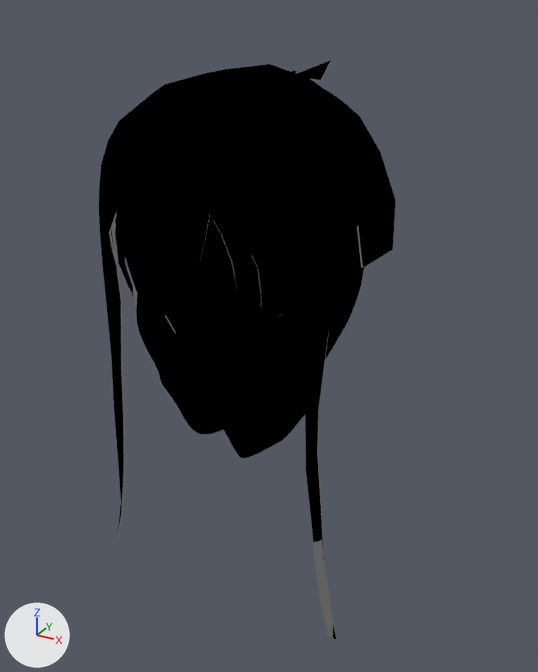
The Blender file yukino/yukino.blend as it was, and as the next commit left it.
Before and after are seen from a camera (50 mm lens) standing at (2.22, -3.72, 2.91) and looking at (0.12, 0.1, 1.0). Arrows for +X, +Y and +Z are at lower left; the lights stay in place.

Script lines for the objects in view, before the commit:
```python
ob_plane = bpy.data.objects.new('Plane', me_plane)
ob_plane.location = (0.0, 0.0, 0.0)
ob_sphere = bpy.data.objects.new('Sphere', me_sphere)
ob_sphere.location = (0.0, 0.0, 0.0)
ob_sphere.rotation_euler = (1.571, 0.0, 0.0)  # degrees (90, 0, 0)
ob_sphere_002 = bpy.data.objects.new('Sphere.002', me_sphere_002)
ob_sphere_002.location = (0.0, 0.0, 0.0)
ob_sphere_002.rotation_euler = (1.571, 0.0, 0.0)  # degrees (90, 0, 0)
# me_plane
# before: 244 (0.67, -0.31, -0.26), 245 (0.72, -0.31, -0.58), 246 (0.79, -0.31, -0.83), 247 (0.84, -0.31, -0.85), 248 (0.79, -0.31, -0.55)
# before: 249 (0.73, -0.31, -0.2), 260 (0.84, -0.31, -0.84), 268 (0.73, -0.31, -0.23), 269 (0.78, -0.31, -0.56)
```
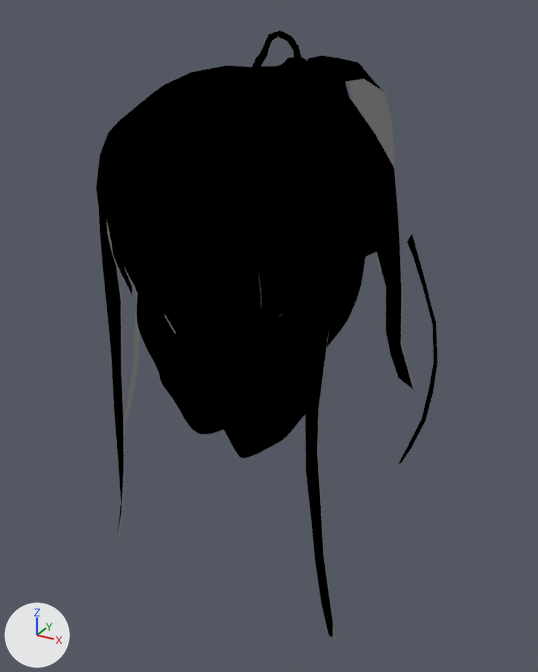
Pixel boxes [x1, y1, x2, y2] of what changed, in the pictures (538 x 672 px; the box of a moved part takes in the faces that stretch with it):
```json
{"object": "Plane", "change": "reshaped", "before": [99, 60, 396, 640], "after": [96, 30, 438, 640], "on screen": "15% wider"}
{"part": 1, "of": "me_plane", "change": "built on", "before": [99, 60, 396, 333], "after": [96, 30, 438, 465]}
{"part": 2, "of": "me_plane", "change": "moved or reshaped", "before": [314, 554, 337, 640], "after": [315, 554, 337, 640]}
```

Edits to the scene script, one JSON object a line:
```json
{"block": "me_plane", "where": "# used by ob_plane; location = (0.0, 0.0, 0.0)"}
{"block": "me_plane", "where": "# verts and faces of me_plane; kept vertices keep their numbers, new ones are numbered from 297"}
{"op": "remove", "block": "me_plane", "code": "me_plane.from_pydata(...)  # 297 vertices, 197 faces, 46 loose edges; spans x -0.87..0.9, y -0.92..0.83, z -0.85..2.79"}
{"op": "add", "block": "me_plane", "code": "me_plane.from_pydata(...)  # 406 vertices, 284 faces, 38 loose edges; spans x -1.12..1.08, y -1.01..1.01, z -0.85..2.79"}
{"block": "me_plane", "change": "me_plane part 1"}
{"block": "me_plane", "change": "6 vertices are removed from x -0.66..0.9, y 0.51..0.83, z 1.38..2.65"}
{"block": "me_plane", "change": "28 loose edges are deleted"}
{"block": "me_plane", "change": "6 vertices in x -0.36..0.12, y -0.81..-0.76, z 1.43..1.83 move by (0.0, -0.01, 0.0)"}
{"block": "me_plane", "change": "4 vertices in x -0.25..0.14, y -0.85..-0.81, z 1.64..1.7 move by (0.0, -0.01, -0.01)"}
{"block": "me_plane", "change": "4 vertices in x -0.08..0.13, y -0.89..0.31, z 1.52..2.6 move by (0.0, 0.0, 0.01)"}
{"block": "me_plane", "change": "3 vertices in x -0.02..0.02, y -0.7..-0.65, z 2.48..2.5 move by (0.02, -0.11, -0.03)"}
{"block": "me_plane", "change": "3 vertices in x -0.42..0.56, y -0.75..-0.3, z 1.63..2.58 move by (0.0, -0.02, 0.0)"}
{"block": "me_plane", "change": "146 vertices move from x -0.82..0.9, y -0.92..0.77, z 1.08..2.79 to x -0.82..0.9, y -1.01..0.75, z 1.13..2.79"}
{"block": "me_plane", "change": "115 vertices are added at x -1.12..1.08, y -0.05..1.01, z -0.19..2.65"}
{"block": "me_plane", "change": "20 loose edges are added"}
{"block": "me_plane", "change": "83 new faces join them, smooth"}
{"block": "me_plane", "change": "4 new faces join them"}
{"block": "me_plane", "change": "me_plane part 2"}
{"op": "add", "block": "me_plane", "code": "delete_faces([(247, 260, 269, 248), (248, 269, 268, 249), (244, 268, 269, 245), (245, 269, 260, 246)])"}
{"op": "add", "block": "me_plane", "code": "faces += [(247, 248, 269, 260), (248, 249, 268, 269), (244, 245, 269, 268), (245, 246, 260, 269)]  # smooth"}
```
